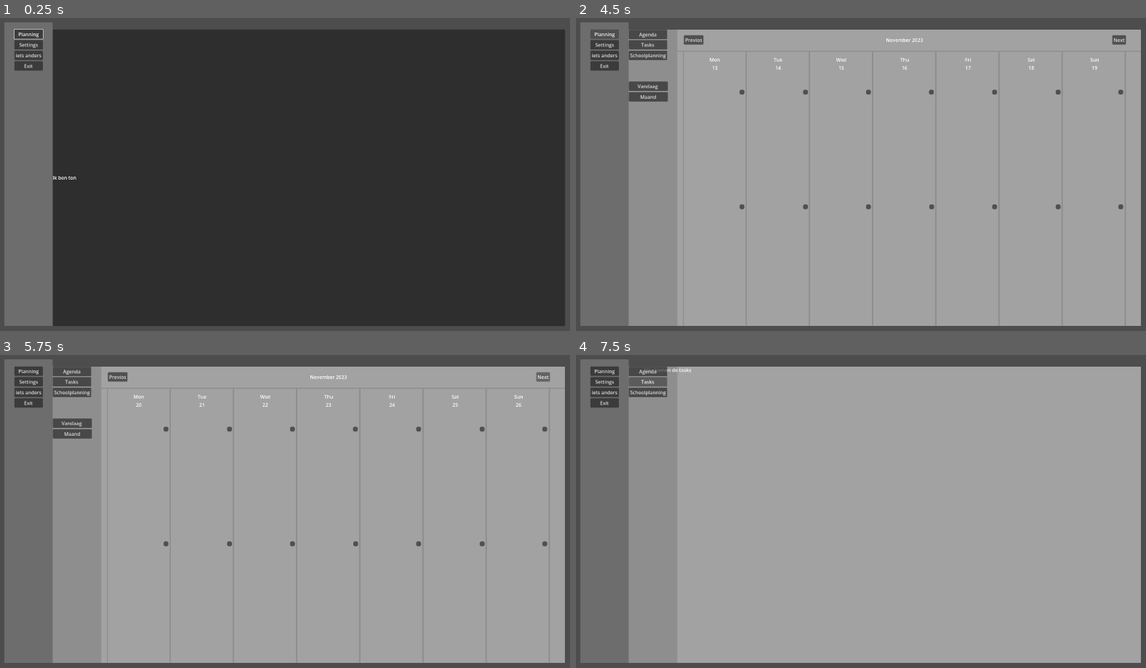
Above: before the commit, frames 1-4 (two rows, left to right).
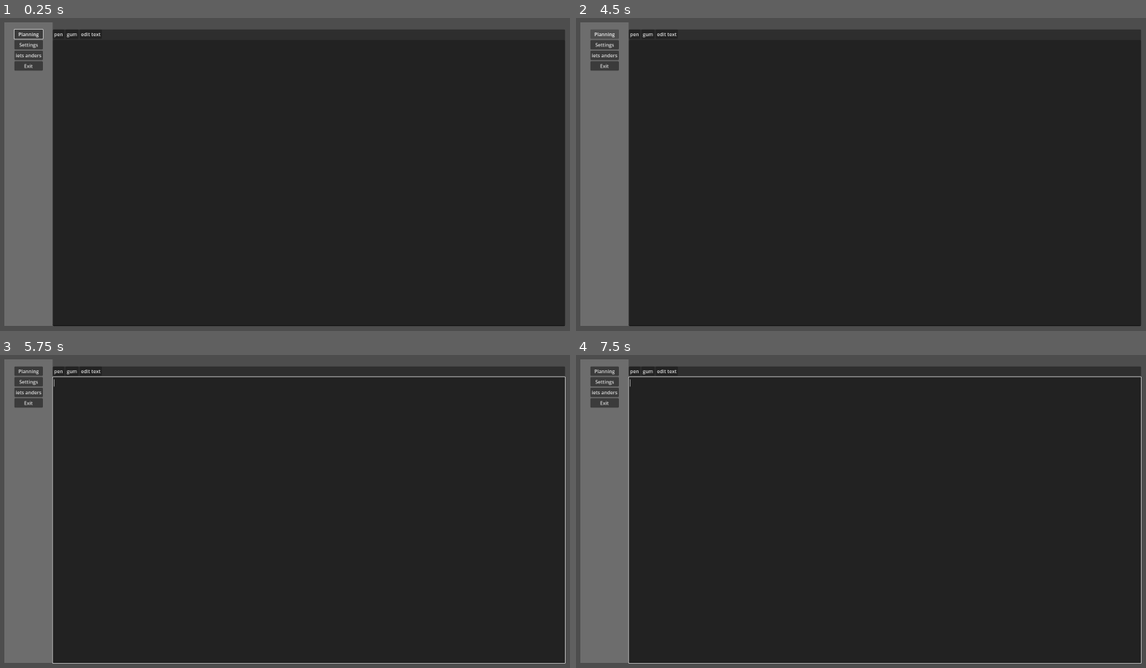
Above: after the commit, the same moments.

Repository: MoreByteStudios/Matrix
Game: Godot game, scene res://scenes/main_scene.tscn
The game is run twice, just before and just after one commit, with the same random seed, the same clock (stepped at 60 frames per second) and the same inputs.
Inputs (mouse positions are in pixels of both pictures, inside the frame that each line leads up to):
- Up to frame 1 (0.25 s): no input
- Up to frame 2 (4.5 s): click "Settings" at 0.5 s; click "iets anders" at 1.25 s; click (633, 33) at 2 s, where only the run after the commit has a clickable "pen"; click "iets anders" (after the commit: "gum") at 2.75 s; click "Settings" (after the commit: "edit text") at 3.5 s; click "Planning" at 4.25 s
- Up to frame 3 (5.75 s): click (541, 376) at 5 s, where only the run before the commit has a clickable "Next"
- Up to frame 4 (7.5 s): click (1117, 376) at 5.75 s, where only the run before the commit has a clickable "Next"; click (650, 370) at 6.5 s, where only the run before the commit has a clickable "Agenda"; click (650, 383) at 7.25 s, where only the run before the commit has a clickable "Tasks"

The runs differ from the first frame. In frame 1, 0.3% of the frame differs, in the area x 9-99%, y 4-99%; in frame 2, 85%; in frame 3, 85%, in the area x 9-100%, y 3-99%; in frame 4, 85%.
Error after the commit: Cannot call method 'hide' on a null value. (res://Scripts/panel_manager.gd:29)

Commit message:
start gui notes

Diff:
--- /dev/null
+++ b/Scripts/notes.gd
@@ -0,0 +1 @@
+extends PanelContainer
--- a/scenes/main_scene.tscn
+++ b/scenes/main_scene.tscn
@@ -3,6 +3,7 @@
 [ext_resource type="Script" uid="uid://ds35y22ygy43a" path="res://Scripts/main_scene.gd" id="1_pw63i"]
 [ext_resource type="Script" uid="uid://bysgorcj35riv" path="res://Scripts/panel_manager.gd" id="2_pw63i"]
 [ext_resource type="Script" uid="uid://b82uum4bxjgo5" path="res://Scripts/planning_container.gd" id="3_7ykc4"]
+[ext_resource type="Script" uid="uid://chqq11r3q5xjh" path="res://Scripts/notes.gd" id="4_pu3yx"]
 
 [sub_resource type="StyleBoxFlat" id="StyleBoxFlat_7ykc4"]
 bg_color = Color(0.28627452, 0.28627452, 0.28627452, 0.7647059)
@@ -105,6 +106,7 @@
 
 [node name="PlanningContainer" type="PanelContainer" parent="PanelManager/HBoxContainer" unique_id=751967230 node_paths=PackedStringArray("maand_titel_label", "dagnaam_labels", "getal_labels")]
 unique_name_in_owner = true
+visible = false
 self_modulate = Color(1, 1, 1, 0)
 layout_mode = 2
 size_flags_horizontal = 3
@@ -1051,25 +1053,43 @@
 unique_name_in_owner = true
 layout_mode = 2
 
-[node name="PanelContainer2" type="PanelContainer" parent="PanelManager/HBoxContainer" unique_id=2043347896]
+[node name="chat" type="PanelContainer" parent="PanelManager/HBoxContainer" unique_id=2043347896]
 unique_name_in_owner = true
 visible = false
 layout_mode = 2
 size_flags_horizontal = 3
 
-[node name="Label" type="Label" parent="PanelManager/HBoxContainer/PanelContainer2" unique_id=88136505]
+[node name="Label" type="Label" parent="PanelManager/HBoxContainer/chat" unique_id=88136505]
 layout_mode = 2
 text = "ik ben ton"
 
-[node name="PanelContainer3" type="PanelContainer" parent="PanelManager/HBoxContainer" unique_id=1637176977]
-unique_name_in_owner = true
-visible = false
-layout_mode = 2
-size_flags_horizontal = 3
-
-[node name="Label" type="Label" parent="PanelManager/HBoxContainer/PanelContainer3" unique_id=8347118]
-layout_mode = 2
-text = "f you"
+[node name="notes" type="PanelContainer" parent="PanelManager/HBoxContainer" unique_id=1637176977]
+unique_name_in_owner = true
+layout_mode = 2
+size_flags_horizontal = 3
+script = ExtResource("4_pu3yx")
+
+[node name="VBoxContainer" type="VBoxContainer" parent="PanelManager/HBoxContainer/notes" unique_id=912653364]
+layout_mode = 2
+
+[node name="HBoxContainer" type="HBoxContainer" parent="PanelManager/HBoxContainer/notes/VBoxContainer" unique_id=1057171161]
+layout_mode = 2
+
+[node name="Button" type="Button" parent="PanelManager/HBoxContainer/notes/VBoxContainer/HBoxContainer" unique_id=594415111]
+layout_mode = 2
+text = "pen"
+
+[node name="Button2" type="Button" parent="PanelManager/HBoxContainer/notes/VBoxContainer/HBoxContainer" unique_id=2096663987]
+layout_mode = 2
+text = "gum"
+
+[node name="Button3" type="Button" parent="PanelManager/HBoxContainer/notes/VBoxContainer/HBoxContainer" unique_id=1043835633]
+layout_mode = 2
+text = "edit text"
+
+[node name="TextEdit" type="TextEdit" parent="PanelManager/HBoxContainer/notes/VBoxContainer" unique_id=928682156]
+layout_mode = 2
+size_flags_vertical = 3
 
 [node name="PanelContainer4" type="PanelContainer" parent="PanelManager/HBoxContainer" unique_id=2067425251]
 unique_name_in_owner = true
Not shown, added: Scripts/notes.gd.uid
